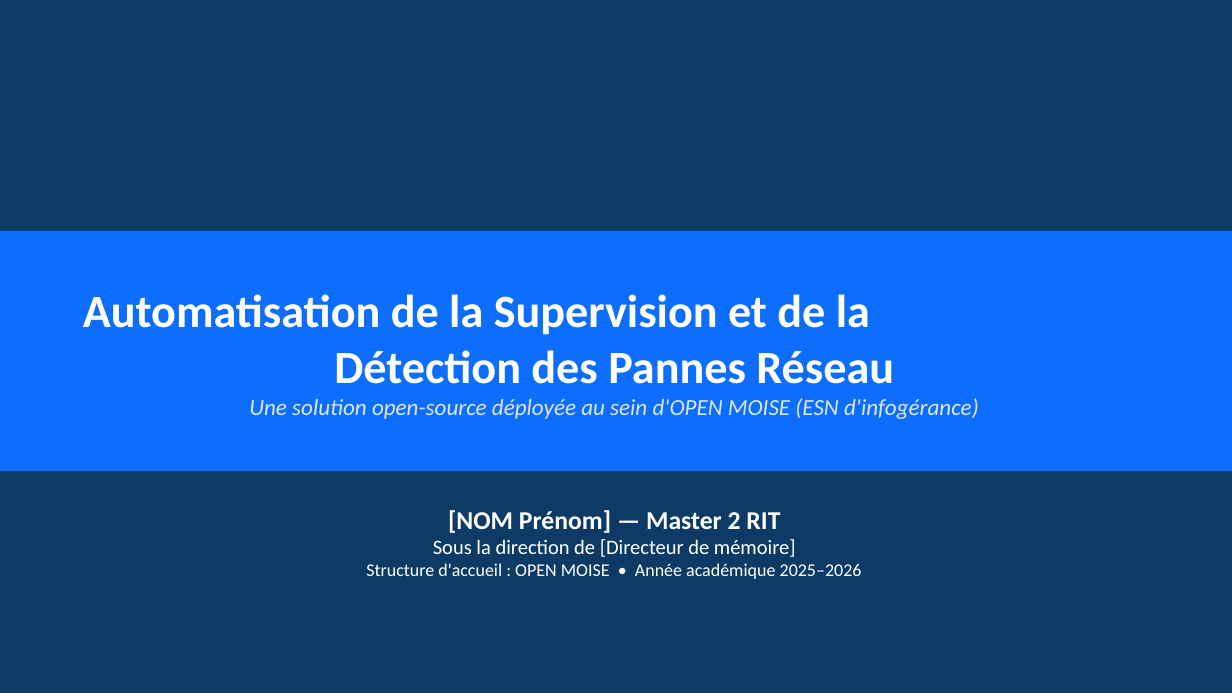
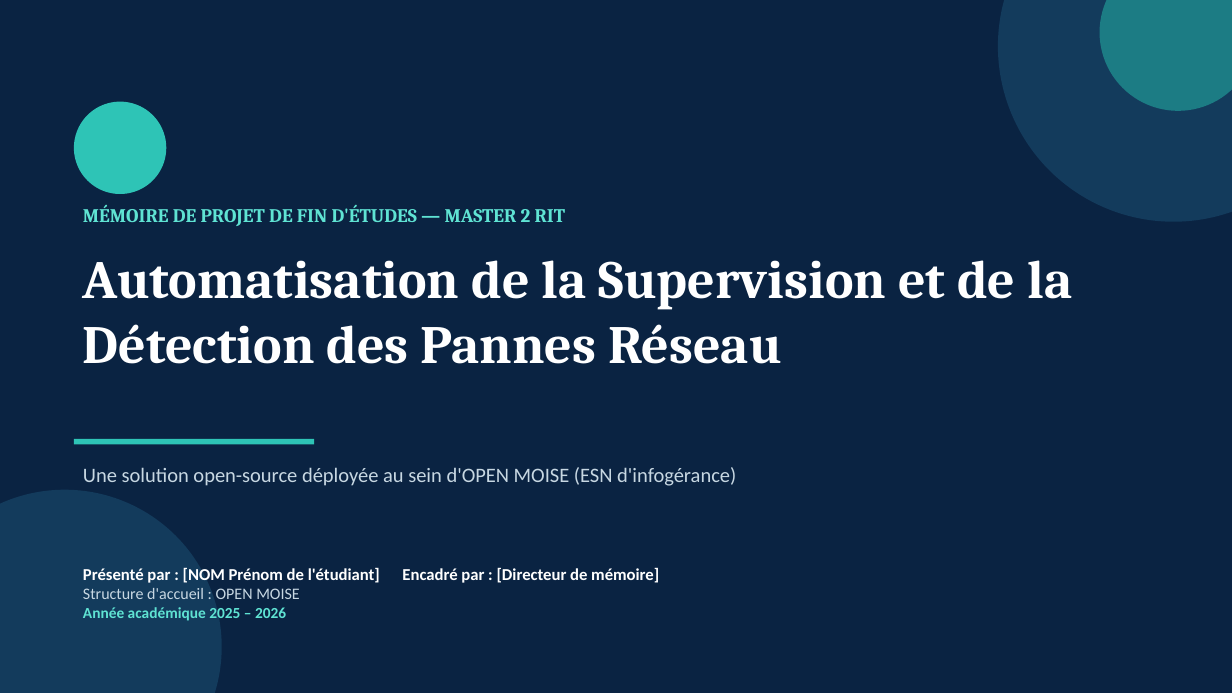
Before and after one commit to esperanceykouassi-bit/Supervision-reseau, a slide deck: slide 1 of soutenance/presentation-projet.pptx. Drawn at 1232x693 pixels with LibreOffice and Linux fonts; fonts in the diff are those of the drawing. Boxes give left, top, right and bottom in pixels: in the first picture for what was removed or moved away, otherwise in the second. Text is boxed around its words. In the diff, an @@ line names an element or a change of style, - is before the commit and + after.

```diff
--- a/soutenance/presentation-projet.pptx
+++ b/soutenance/presentation-projet.pptx
@@ background #0D3B66 to #0A2342 @@
@@ ellipse added at box(998, 0, 1232, 222), fill #133B5C @@
@@ ellipse added at box(1100, 0, 1232, 111), fill #1C7C84 @@
@@ ellipse added at box(74, 102, 166, 194), fill #2EC4B6 @@
@@ text added at box(83, 205, 565, 226), 15 pt, text #5FE3D3, bold @@
+MÉMOIRE DE PROJET DE FIN D'ÉTUDES — MASTER 2 RIT
@@ rectangle removed at box(0, 231, 1232, 471) @@
@@ text "Automatisation de la Supervision et ..." at box(83, 260, 1072, 364): size 36 to 42 pt, font Calibri to Cambria; alignment centre to left; vertical alignment middle to top @@
@@ text at box(249, 398, 979, 419): paragraph removed @@
-Une solution open-source déployée au sein d'OPEN MOISE (ESN d'infogérance)
@@ rectangle added at box(74, 439, 314, 445), fill #2EC4B6 @@
@@ text added at box(83, 467, 736, 486), 16 pt, text #C7D7E2 @@
+Une solution open-source déployée au sein d'OPEN MOISE (ESN d'infogérance)
@@ ellipse added at box(0, 490, 222, 693), fill #133B5C @@
@@ text at box(83, 567, 380, 621): text changed; size 14 to 13 pt; bold on @@
-[NOM Prénom] — Master 2 RIT
-Sous la direction de [Directeur de mémoire]
-Structure d'accueil : OPEN MOISE • Année académique 2025–2026
+Présenté par : [NOM Prénom de l'étudiant] Encadré par : [Directeur de mémoire]
+Structure d'accueil : OPEN MOISE
+Année académique 2025 – 2026
```
Also in this commit, not shown: 36 other slides changed, 1 other file.
